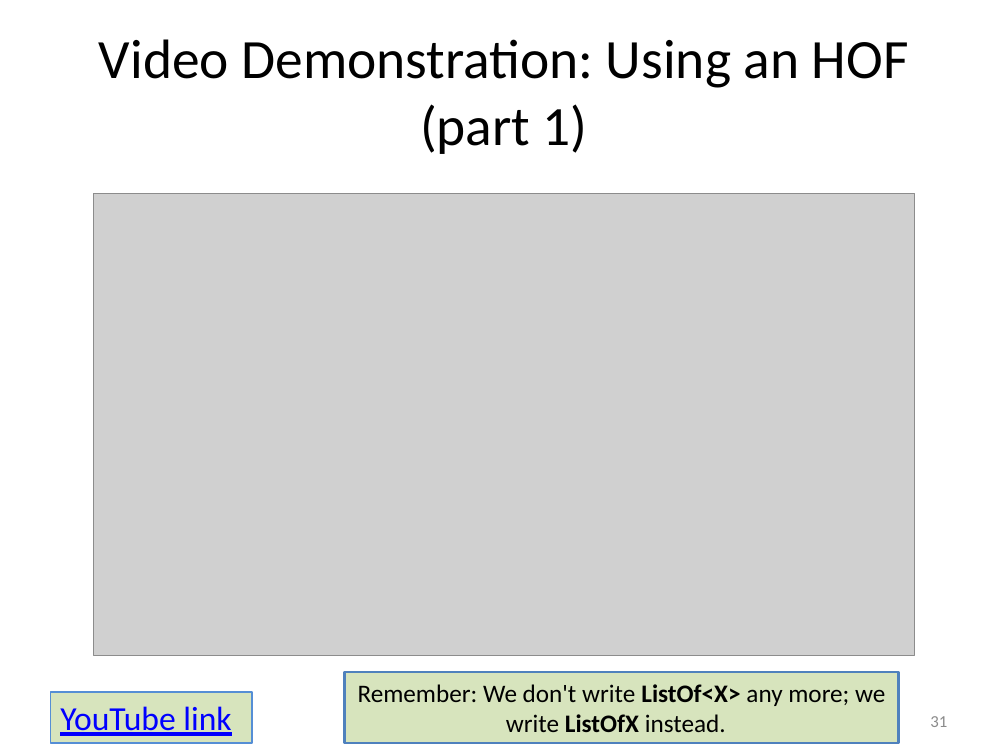
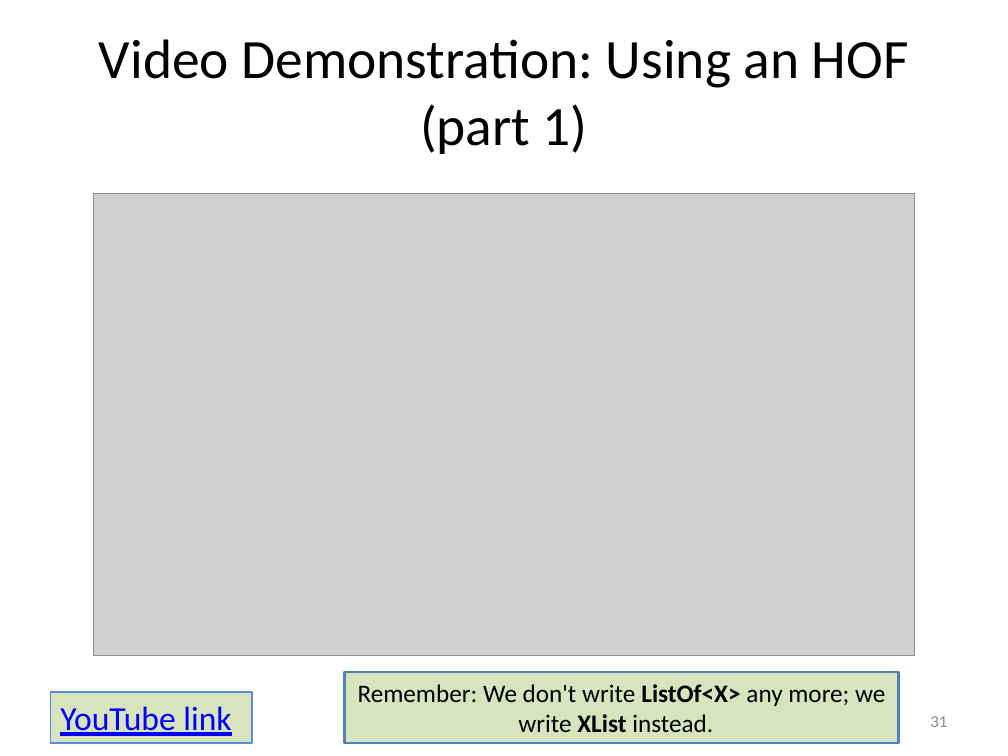
Before and after one commit to mwand/cs5010f17, a slide deck: slide 31 of Slides/Lesson 6.5 Rewriting Your Function Using Map and Foldr.pptx. Drawn at 1008x756 pixels with LibreOffice and Linux fonts; fonts in the diff are those of the drawing; grey boxes stand for pictures. Boxes give left, top, right and bottom in pixels: in the first picture for what was removed or moved away, otherwise in the second. Text is boxed around its words. In the diff, an @@ line names an element or a change of style, - is before the commit and + after.

```diff
--- a/Slides/Lesson 6.5 Rewriting Your Function Using Map and Foldr.pptx
+++ b/Slides/Lesson 6.5 Rewriting Your Function Using Map and Foldr.pptx
@@ text in rectangle at box(358, 684, 885, 732): text changed @@
-Remember: We don't write ListOf<X> any more; we write ListOfX instead.
+Remember: We don't write ListOf<X> any more; we write XList instead.
```
Also in this commit, not shown: 20 other slides changed, 8 other files.
